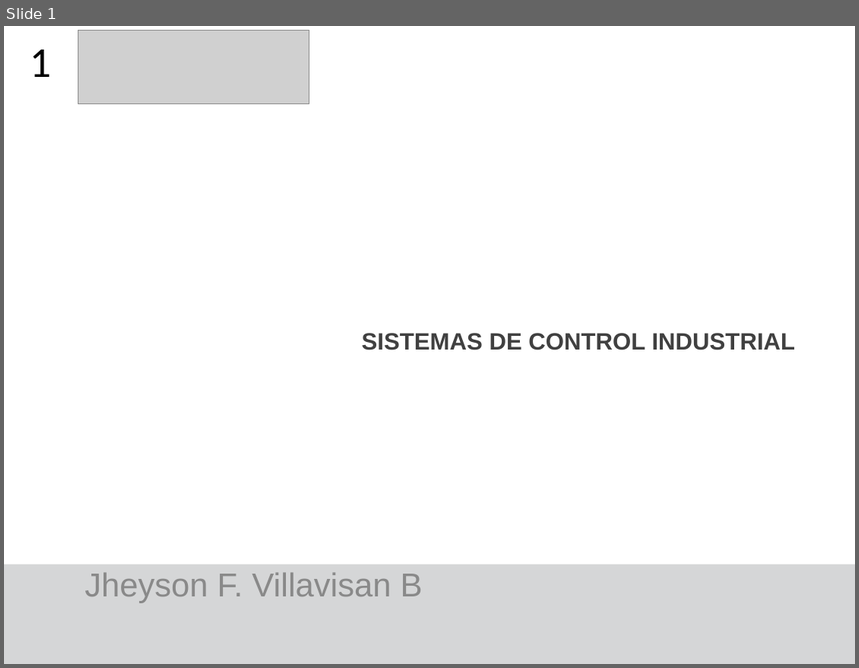
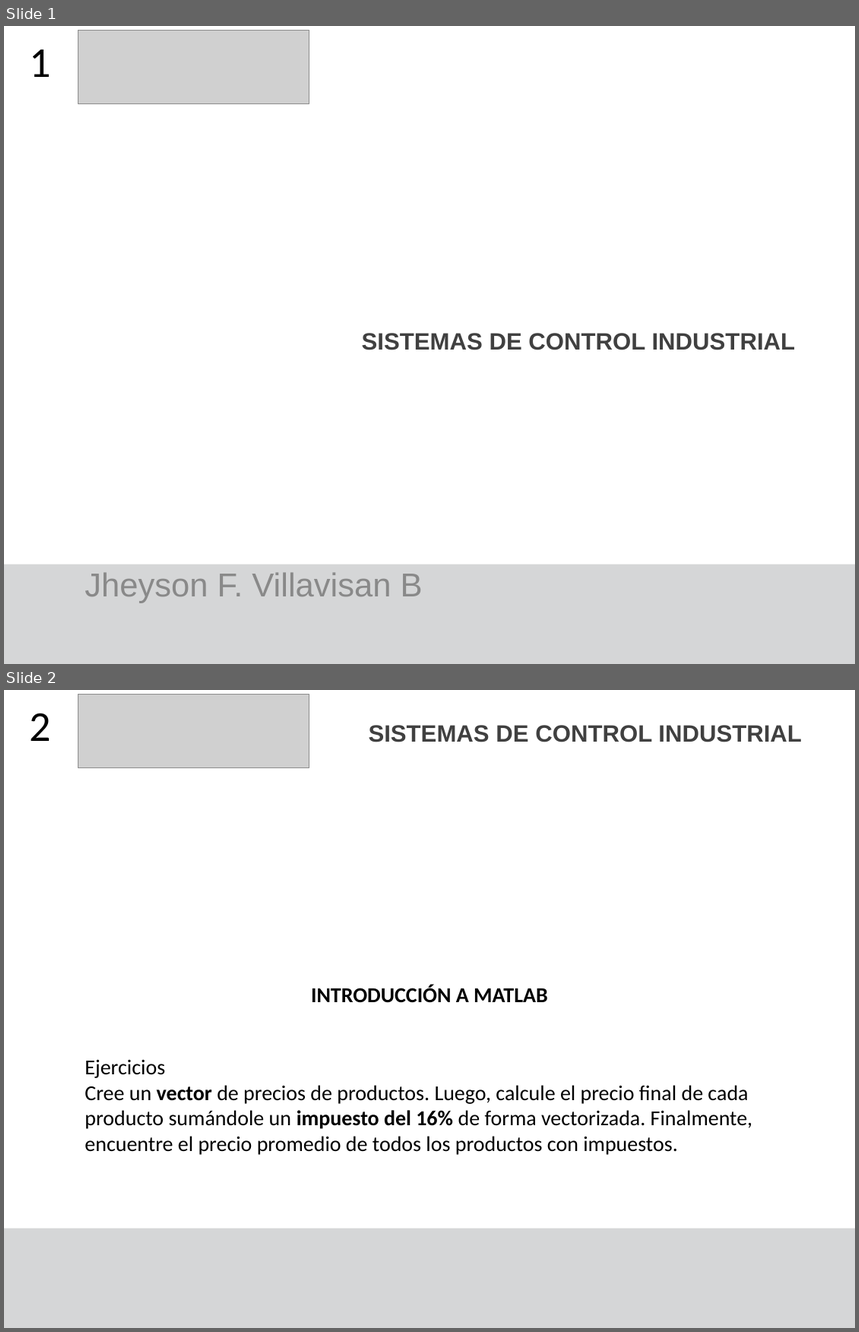
Before and after one commit to F4bian1012/Sistemas_De_Contro_Industrial, a slide deck: Lesson_2/Semana 0.pptx. Shown one above the other, each under a label of ours: slide 1 before the commit, slides 1 and 2 after it. The pictures are 859x668 and 859x1332 pixels, drawn with LibreOffice and Linux fonts; fonts in the diff are those of the drawing; grey boxes stand for pictures. Boxes give left, top, right and bottom in pixels: in the first picture for what was removed or moved away, otherwise in the second. Text is boxed around its words. In the diff, an @@ line names an element or a change of style, - is before the commit and + after.

Commit message:
actualización matlab

```diff
--- a/Lesson_2/Semana 0.pptx
+++ b/Lesson_2/Semana 0.pptx
@@ slide 2 added at (x1=4, y1=690, x2=855, y2=1328), background #FFFFFF; not listed: 1 template element that a slide beside it also shows @@
@@ picture added at (x1=78, y1=695, x2=310, y2=768) @@
@@ title added at (x1=30, y1=713, x2=51, y2=741), 36 pt, text #000000 @@
+2
@@ text added at (x1=369, y1=725, x2=802, y2=742), 20 pt, text #404040, bold @@
+SISTEMAS DE CONTROL INDUSTRIAL
@@ text added at (x1=311, y1=984, x2=548, y2=1003), 18 pt, text #000000, bold @@
+INTRODUCCIÓN A MATLAB
@@ text added at (x1=85, y1=1059, x2=753, y2=1155), 18 pt, text #000000 @@
+Ejercicios
+Cree un vector de precios de productos. Luego, calcule el precio final de cada producto sumándole un impuesto del 16% de forma vectorizada. Finalmente, encuentre el precio promedio de todos los productos con impuestos.
```
Also in this commit, not shown: 1 slide changed, 5 other slides added, 1 slide removed, 3 other files.
